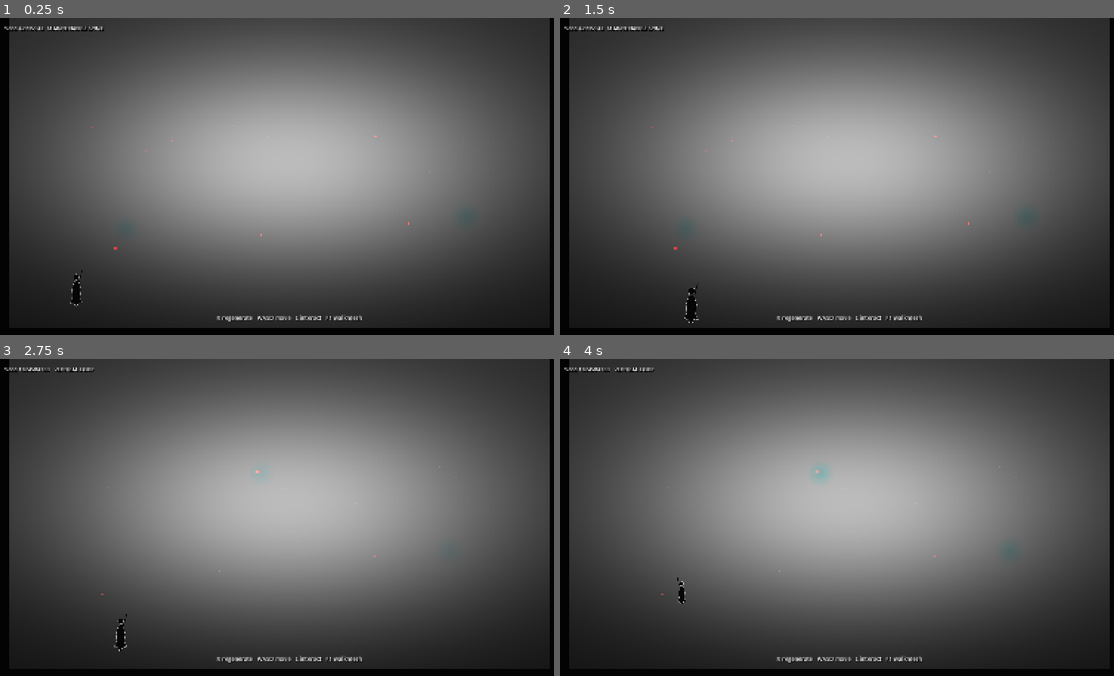
Above: before the commit, frames 1-4 (two rows, left to right).
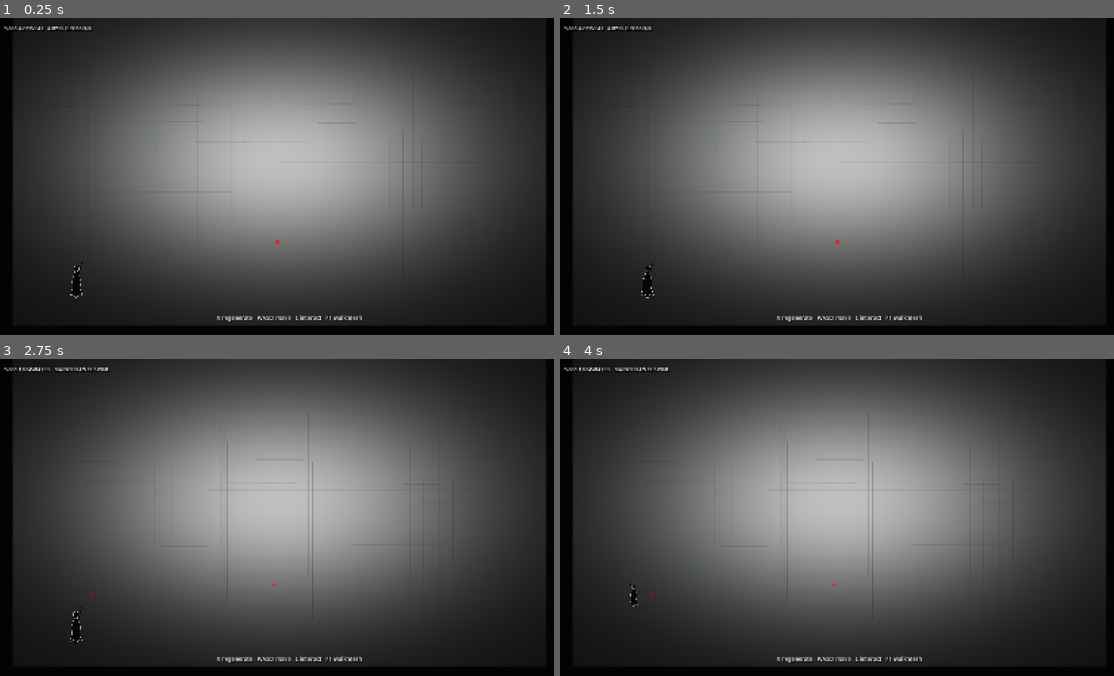
Above: after the commit, the same moments.

Repository: qcimport1337-sketch/STRATA_NULL_BUILD
Game: Godot game, scene res://scenes/modular_field.tscn
Same seed, same stepped clock (60 frames per second), same inputs: the game is played once before the commit and once after it.
Inputs (mouse positions are in pixels of both pictures, inside the frame that each line leads up to):
- Up to frame 1 (0.25 s): no input
- Up to frame 2 (1.5 s): tap Enter at 0.5 s; move the mouse to (964, 160) at 0.52 s; hold D (move_right) 0.53-1.28 s; tap E (interact) at 0.6, 1.35 s; click (964, 160) at 0.67 s; tap Space at 0.77 s; move the mouse to (726, 192) at 1.27 s; hold S (move_down) from 1.28 s (still down)
- Up to frame 3 (2.75 s): tap Space at 1.52, 2 s; move the mouse to (337, 447) at 2.02 s; release S (move_down) at 2.03 s; hold D (move_right) from 2.03 s (still down); tap R (regen) at 2.1 s; tap E (interact) at 2.3 s
- Up to frame 4 (4 s): move the mouse to (809, 580) at 2.77 s; release D (move_right) at 2.78 s; hold W (move_up) 2.78-3.53 s; tap E (interact) at 2.85, 3.6 s; click (809, 580) at 2.92 s; tap Space at 3.02, 3.77 s; move the mouse to (1008, 565) at 3.52 s; hold A (move_left) from 3.53 s (still down)

The runs differ from the first frame. In frame 1, 11% of the frame differs, in the area x 1-100%, y 0-98%; in frame 2, 11%; in frame 3, 11%; in frame 4, 11%.

Commit message:
Apply triple-audited artwork-matched scene composition

Diff:
--- a/scripts/modular_field.gd
+++ b/scripts/modular_field.gd
@@ -63,7 +63,7 @@
         show_debug=not show_debug; debug_label.visible=show_debug; queue_redraw()
     _move_player(delta); _update_interaction()
     var t:float=float(Time.get_ticks_msec())/1000.0
-    glow_a.energy=0.26+0.10*sin(t*2.0); glow_b.energy=0.27+0.11*sin(t*1.7+1.0)
+    glow_a.energy=0.07+0.025*sin(t*2.0); glow_b.energy=0.075+0.025*sin(t*1.7+1.0)
     if msg_timer>0.0:
         msg_timer-=delta
         if msg_timer<=0.0:message.text="R regenerate   WASD move   E interact   F1 walkmesh"
@@ -89,64 +89,79 @@
     var img:Image=Image.create(W,H,false,Image.FORMAT_RGBA8)
     for y in range(H):
         for x in range(W):
-            var dx:float=(float(x)-860.0)/760.0
-            var dy:float=(float(y)-430.0)/390.0
-            var fog:float=exp(-(dx*dx+dy*dy)*1.35)
-            var depth:float=1.0-float(y)/float(H-1)
-            var tone:float=18.0 + 160.0*fog + 18.0*depth
+            var dx:float=(float(x)-835.0)/760.0
+            var dy:float=(float(y)-420.0)/440.0
+            var fog:float=exp(-(dx*dx+dy*dy)*1.8)
+            var tone:float=16.0+176.0*fog
             img.set_pixel(x,y,Color(tone/255.0,tone/255.0,tone/255.0,1.0))
-    img.fill_rect(Rect2i(0,0,34,H),Color(0.015,0.015,0.018,1.0))
-    img.fill_rect(Rect2i(W-34,0,34,H),Color(0.015,0.015,0.018,1.0))
-    img.fill_rect(Rect2i(0,H-22,W,22),Color(0.015,0.015,0.018,1.0))
+    for i in range(30):
+        var x:int=rng.randi_range(70,W-70)
+        var y0:int=rng.randi_range(110,390)
+        var y1:int=rng.randi_range(540,840)
+        _line(img,Vector2i(x,y0),Vector2i(x,y1),Color(0.12,0.12,0.14,rng.randf_range(0.12,0.25)))
+        if rng.randf()<0.55:
+            _line(img,Vector2i(x-8,y0+rng.randi_range(20,100)),Vector2i(x+8,y0+rng.randi_range(20,100)),Color(0.7,0.7,0.72,0.08))
+    for i in range(5):
+        var yy:int=rng.randi_range(190,600)
+        _line(img,Vector2i(0,yy),Vector2i(W,yy+rng.randi_range(-18,18)),Color(0.12,0.12,0.14,0.16))
+    img.fill_rect(Rect2i(0,0,46,H),Color(0.012,0.012,0.015,1.0))
+    img.fill_rect(Rect2i(W-46,0,46,H),Color(0.012,0.012,0.015,1.0))
+    img.fill_rect(Rect2i(0,H-28,W,28),Color(0.012,0.012,0.015,1.0))
     generated_bg.texture=ImageTexture.create_from_image(img)
 
+func _line(img:Image,a:Vector2i,b:Vector2i,col:Color)->void:
+    var dx:int=abs(b.x-a.x);var sx:int=1 if a.x<b.x else -1;var dy:int=-abs(b.y-a.y);var sy:int=1 if a.y<b.y else -1;var err:int=dx+dy;var x:int=a.x;var y:int=a.y
+    while true:
+        if x>=0 and x<W and y>=0 and y<H:img.set_pixel(x,y,img.get_pixel(x,y).blend(col))
+        if x==b.x and y==b.y:break
+        var e2:int=2*err
+        if e2>=dy:err+=dy;x+=sx
+        if e2<=dx:err+=dx;y+=sy
+
 func _abyss()->void:
-    _module(play_modules,_pick(NODES),Vector2(250,675),0.72,false,620,0.96,0.0)
-    _module(play_modules,"straight_catwalk.png",Vector2(700,640),0.88,false,625,1.0,rng.randf_range(-0.018,0.018))
-    _module(play_modules,_pick(NODES),Vector2(1120,615),0.72,true,630,0.98,0.0)
-    _module(mid_modules,_pick(VERTICALS),Vector2(565,360),0.78,false,-7,0.72,0.0)
-    _module(mid_modules,_pick(VERTICALS),Vector2(1215,345),0.73,true,-6,0.68,0.0)
-    _module(mid_modules,_pick(ROUTES),Vector2(1010,435),0.48,true,-5,0.48,0.0)
-    walkmesh=PackedVector2Array([Vector2(90,840),Vector2(95,710),Vector2(315,670),Vector2(650,650),Vector2(975,642),Vector2(1280,620),Vector2(1580,635),Vector2(1600,910),Vector2(90,910)])
-    player_pos=Vector2(230,805);top_y=610.0;bottom_y=860.0
-    interactions=[{"pos":Vector2(1390,630),"radius":90.0,"prompt":"CONTINUE","message":"The structure continues beyond the fog."}]
-    glow_a.position=Vector2(560,350);glow_b.position=Vector2(1360,600)
+    _module(play_modules,"straight_catwalk.png",Vector2(830,665),1.34,false,625,1.0,-0.015)
+    _module(play_modules,"balcony_landing.png",Vector2(260,700),0.72,false,630,1.0,0.0)
+    _module(play_modules,"cantilever_platform.png",Vector2(1390,635),0.70,true,630,1.0,0.0)
+    _module(mid_modules,"abyss_column.png",Vector2(470,390),0.86,false,-7,0.72,0.0)
+    _module(mid_modules,"elevator_shaft.png",Vector2(1260,360),0.78,true,-6,0.66,0.0)
+    walkmesh=PackedVector2Array([Vector2(110,825),Vector2(120,715),Vector2(310,690),Vector2(610,675),Vector2(930,660),Vector2(1260,640),Vector2(1550,650),Vector2(1570,760),Vector2(1260,735),Vector2(930,750),Vector2(610,765),Vector2(300,780),Vector2(110,810)])
+    player_pos=Vector2(235,785);top_y=625.0;bottom_y=830.0
+    interactions=[{"pos":Vector2(1425,650),"radius":88.0,"prompt":"CONTINUE","message":"The route continues beyond the generated span."}]
+    glow_a.position=Vector2(470,365);glow_b.position=Vector2(1390,610)
 
 func _maintenance()->void:
-    _module(play_modules,"maintenance_spine.png",Vector2(350,685),0.82,false,620,1.0,0.0)
-    _module(play_modules,_pick(["straight_catwalk.png","enclosed_service_bridge.png","transfer_bridge.png"]),Vector2(780,645),0.73,false,625,1.0,0.0)
-    _module(play_modules,"balcony_landing.png",Vector2(1220,610),0.73,true,630,1.0,0.0)
-    _module(mid_modules,"elevator_shaft.png",Vector2(1120,350),0.72,false,-8,0.70,0.0)
-    _module(mid_modules,_pick(["service_riser.png","abyss_column.png"]),Vector2(520,365),0.65,true,-7,0.62,0.0)
-    _module(mid_modules,_pick(ROUTES),Vector2(1280,455),0.44,true,-5,0.44,0.0)
-    walkmesh=PackedVector2Array([Vector2(70,850),Vector2(70,710),Vector2(300,680),Vector2(610,660),Vector2(920,645),Vector2(1220,620),Vector2(1550,610),Vector2(1600,920),Vector2(70,920)])
-    player_pos=Vector2(235,810);top_y=600.0;bottom_y=865.0
-    interactions=[{"pos":Vector2(1410,615),"radius":90.0,"prompt":"SERVICE ACCESS","message":"A maintenance branch continues."}]
-    glow_a.position=Vector2(380,625);glow_b.position=Vector2(1390,590)
+    _module(play_modules,"straight_catwalk.png",Vector2(820,670),1.18,false,625,1.0,-0.01)
+    _module(play_modules,"maintenance_spine.png",Vector2(280,700),0.88,false,630,1.0,0.0)
+    _module(play_modules,"balcony_landing.png",Vector2(1385,645),0.75,true,630,1.0,0.0)
+    _module(mid_modules,"service_riser.png",Vector2(470,390),0.78,false,-7,0.65,0.0)
+    _module(mid_modules,"elevator_shaft.png",Vector2(1180,355),0.80,false,-6,0.66,0.0)
+    walkmesh=PackedVector2Array([Vector2(90,840),Vector2(105,720),Vector2(320,690),Vector2(650,675),Vector2(980,665),Vector2(1310,645),Vector2(1550,650),Vector2(1570,770),Vector2(1300,745),Vector2(980,760),Vector2(650,775),Vector2(310,790),Vector2(90,820)])
+    player_pos=Vector2(230,800);top_y=630.0;bottom_y=840.0
+    interactions=[{"pos":Vector2(1415,650),"radius":90.0,"prompt":"SERVICE ACCESS","message":"A maintenance branch continues into the next generated field."}]
+    glow_a.position=Vector2(390,615);glow_b.position=Vector2(1385,620)
 
 func _vertical_loop()->void:
-    _module(play_modules,"ramp_connector.png",Vector2(310,700),0.78,false,620,1.0,0.0)
-    _module(play_modules,_pick(["ring_landing.png","cantilever_platform.png"]),Vector2(660,630),0.72,false,625,1.0,0.0)
-    _module(play_modules,_pick(["suspended_walkway.png","straight_catwalk.png"]),Vector2(1120,585),0.66,true,630,1.0,0.0)
-    _module(mid_modules,"abyss_column.png",Vector2(770,335),0.88,false,-8,0.72,0.0)
-    _module(mid_modules,"elevator_shaft.png",Vector2(1310,320),0.61,false,-7,0.60,0.0)
-    _module(mid_modules,_pick(ROUTES),Vector2(1060,430),0.42,true,-5,0.45,0.0)
-    walkmesh=PackedVector2Array([Vector2(90,860),Vector2(95,745),Vector2(340,700),Vector2(615,655),Vector2(875,630),Vector2(1140,605),Vector2(1480,585),Vector2(1590,640),Vector2(1590,920),Vector2(90,920)])
-    player_pos=Vector2(230,820);top_y=575.0;bottom_y=875.0
-    interactions=[{"pos":Vector2(865,630),"radius":90.0,"prompt":"LIFT NODE","message":"This landing connects another vertical level."}]
-    glow_a.position=Vector2(780,340);glow_b.position=Vector2(1340,570)
+    _module(play_modules,"ramp_connector.png",Vector2(330,710),0.90,false,625,1.0,0.0)
+    _module(play_modules,"ring_landing.png",Vector2(760,650),0.86,false,630,1.0,0.0)
+    _module(play_modules,"suspended_walkway.png",Vector2(1260,610),0.88,false,630,1.0,-0.01)
+    _module(mid_modules,"abyss_column.png",Vector2(760,360),0.95,false,-8,0.73,0.0)
+    _module(mid_modules,"elevator_shaft.png",Vector2(1320,340),0.75,false,-7,0.62,0.0)
+    walkmesh=PackedVector2Array([Vector2(105,850),Vector2(110,745),Vector2(330,710),Vector2(610,675),Vector2(850,650),Vector2(1110,625),Vector2(1480,605),Vector2(1570,650),Vector2(1560,750),Vector2(1260,735),Vector2(940,760),Vector2(600,790),Vector2(300,820),Vector2(105,840)])
+    player_pos=Vector2(230,815);top_y=590.0;bottom_y=850.0
+    interactions=[{"pos":Vector2(760,650),"radius":90.0,"prompt":"LIFT NODE","message":"The generated vertical loop continues above and below."}]
+    glow_a.position=Vector2(760,345);glow_b.position=Vector2(1320,585)
 
 func _far_dressing()->void:
-    var anchor_x:Array[int]=[300,830,1390]
-    for i in range(anchor_x.size()):
-        _module(far_modules,_pick(VERTICALS),Vector2(anchor_x[i]+rng.randi_range(-35,35),rng.randi_range(300,390)),rng.randf_range(0.46,0.62),rng.randf()>0.55,-55+i,rng.randf_range(0.22,0.34),0.0)
-    var bridge_y:Array[int]=[300,410,505]
-    for i in range(bridge_y.size()):
-        _module(far_modules,_pick(ROUTES),Vector2(rng.randi_range(420,1260),bridge_y[i]+rng.randi_range(-20,20)),rng.randf_range(0.30,0.40),rng.randf()>0.5,-48+i,rng.randf_range(0.18,0.28),rng.randf_range(-0.018,0.018))
+    var xs:Array[int]=[170,430,720,1000,1290,1510]
+    for i in range(xs.size()):
+        _module(far_modules,_pick(VERTICALS),Vector2(xs[i]+rng.randi_range(-28,28),rng.randi_range(315,410)),rng.randf_range(0.44,0.60),rng.randf()>0.55,-60+i,rng.randf_range(0.18,0.30),0.0)
+    var ys:Array[int]=[270,365,455,535]
+    for i in range(ys.size()):
+        _module(far_modules,_pick(ROUTES),Vector2(rng.randi_range(360,1310),ys[i]+rng.randi_range(-18,18)),rng.randf_range(0.28,0.39),rng.randf()>0.5,-50+i,rng.randf_range(0.14,0.24),rng.randf_range(-0.015,0.015))
 
 func _foreground_dressing()->void:
-    if rng.randf()<0.50:_module(foreground_modules,_pick(["service_riser.png","abyss_column.png"]),Vector2(-110,610),1.05,false,2200,0.70,0.0)
-    if rng.randf()<0.35:_module(foreground_modules,_pick(["service_riser.png","elevator_shaft.png"]),Vector2(W+110,600),1.0,true,2200,0.65,0.0)
+    if rng.randf()<0.50:_module(foreground_modules,_pick(["service_riser.png","abyss_column.png"]),Vector2(-110,610),1.05,false,2200,0.78,0.0)
+    if rng.randf()<0.35:_module(foreground_modules,_pick(["service_riser.png","elevator_shaft.png"]),Vector2(W+110,600),1.0,true,2200,0.74,0.0)
 
 func _pick(arr:Array[String])->String:return arr[rng.randi_range(0,arr.size()-1)]
 
@@ -159,13 +174,14 @@
     s.modulate=Color(1,1,1,opacity)
     s.z_index=z
     var mat:=CanvasItemMaterial.new()
-    mat.blend_mode=CanvasItemMaterial.BLEND_MODE_ADD
+    mat.blend_mode=CanvasItemMaterial.BLEND_MODE_MIX
     s.material=mat
     parent.add_child(s)
 
 func _load_texture(filename:String)->Texture2D:
     if texture_cache.has(filename):return texture_cache[filename]
     var path:String=OS.get_executable_path().get_base_dir().path_join("modules").path_join(filename)
+    if not FileAccess.file_exists(path):path=ProjectSettings.globalize_path("res://modules").path_join(filename)
     var img:=Image.new();var err:int=img.load(path)
     if err!=OK:img=Image.create(8,8,false,Image.FORMAT_RGBA8);img.fill(Color(1,0,0,0.5))
     var tex:=ImageTexture.create_from_image(img);texture_cache[filename]=tex;return tex
@@ -174,9 +190,7 @@
     var v:Vector2=Input.get_vector("move_left","move_right","move_up","move_down")
     if v.length_squared()<0.001:return
     if abs(v.x)>0.05:facing=sign(v.x)
-    var d:float=clamp((player_pos.y-top_y)/(bottom_y-top_y),0.0,1.0)
-    var speed:float=lerp(FAR_SPEED,NEAR_SPEED,d)
-    var candidate:Vector2=player_pos+v.normalized()*speed*delta
+    var d:float=clamp((player_pos.y-top_y)/(bottom_y-top_y),0.0,1.0);var speed:float=lerp(FAR_SPEED,NEAR_SPEED,d);var candidate:Vector2=player_pos+v.normalized()*speed*delta
     if Geometry2D.is_point_in_polygon(candidate,walkmesh):player_pos=candidate
     else:
         var xo:=Vector2(candidate.x,player_pos.y);var yo:=Vector2(player_pos.x,candidate.y)
@@ -185,10 +199,7 @@
     _update_player_visual()
 
 func _update_player_visual()->void:
-    player.position=player_pos
-    var d:float=clamp((player_pos.y-top_y)/(bottom_y-top_y),0.0,1.0)
-    var s:float=lerp(0.38,1.0,d)
-    player.scale=Vector2(s*facing,s);player.z_index=int(player_pos.y)
+    player.position=player_pos;var d:float=clamp((player_pos.y-top_y)/(bottom_y-top_y),0.0,1.0);var s:float=lerp(0.38,1.0,d);player.scale=Vector2(s*facing,s);player.z_index=int(player_pos.y)
 
 func _update_interaction()->void:
     var near:Dictionary={};var best:float=INF
@@ -201,6 +212,4 @@
 
 func _draw()->void:
     if not show_debug:return
-    draw_colored_polygon(walkmesh,Color(1,0.08,0.08,0.08))
-    var closed:=PackedVector2Array(walkmesh);closed.append(walkmesh[0])
-    draw_polyline(closed,Color(1,0.15,0.15,0.8),2.5,true)
+    draw_colored_polygon(walkmesh,Color(1,0.08,0.08,0.08));var closed:=PackedVector2Array(walkmesh);closed.append(walkmesh[0]);draw_polyline(closed,Color(1,0.15,0.15,0.8),2.5,true)
